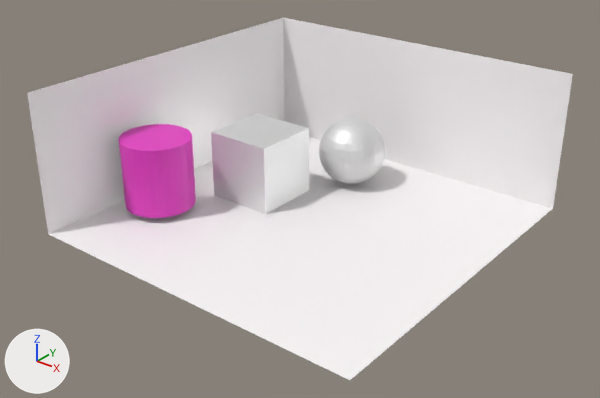
Renders of the COLLADA model doc/scene1.dae from each side of a commit.
Both versions are drawn from a 50 mm lens placed at (12.7, -16.25, 10.66), pointed at (0.14, -0.55, 0.93). Arrows for +X, +Y and +Z are at lower left; the lights stay in place.

Script lines for the objects in view, before the commit:
```python
me_cube_001 = bpy.data.meshes.new('Cube.001')
me_cube_001.from_pydata(...)  # 8 vertices, 12 faces; spans x -1.0..1.0, y -1.0..1.0, z -1.0..1.0
# faces by material slot: [10, 2]
me_cube_001.materials.append(mat_material_009)  # white #e7e7e7
me_cube_001.materials.append(mat_material_012)  # white #e7e7e7
me_cube_002 = bpy.data.meshes.new('Cube.002')
me_cube_002.from_pydata(...)  # 7 vertices, 6 faces; spans x -1.0..1.0, y -1.0..1.0, z -1.0..1.0
me_cube_002.materials.append(mat_material_011)  # white #fffbfd
# before: 0 (1.0, 1.0, 1.0) at pixel (572, 74), 1 (1.0, 1.0, -1.0) at pixel (552, 208), 2 (1.0, -1.0, -1.0) at pixel (349, 380), 3 (-1.0, 1.0, 1.0) at pixel (283, 17), 5 (-1.0, -1.0, 1.0) at pixel (27, 92)
me_cylinder_001 = bpy.data.meshes.new('Cylinder.001')
me_cylinder_001.from_pydata(...)  # a 32-sided cylinder along z spanning x -1.0..1.0, y -1.0..1.0, z -1.0..1.0
me_cylinder_001.materials.append(mat_material_010)  # pink #e73ac4
me_sphere_003 = bpy.data.meshes.new('Sphere.003')
me_sphere_003.from_pydata(...)  # a UV sphere (32 segments, 16 rings, poles along z) spanning x -1.0..1.0, y -1.0..1.0, z -1.0..1.0
me_sphere_003.materials.append(mat_material_008)  # white #e7e7e7
ob_cube = bpy.data.objects.new('Cube', me_cube_002)
ob_cube.location = (0.0, 0.0, 2.0)
ob_cube.scale = (5.0, 5.0, 2.0)
ob_cube_001 = bpy.data.objects.new('Cube.001', me_cube_001)
ob_cube_001.location = (-2.2, 0.56, 1.0)
ob_cylinder = bpy.data.objects.new('Cylinder', me_cylinder_001)
ob_cylinder.location = (-3.81, -1.99, 1.18)
ob_sphere = bpy.data.objects.new('Sphere', me_sphere_003)
ob_sphere.location = (-0.62, 2.91, 1.0)
```
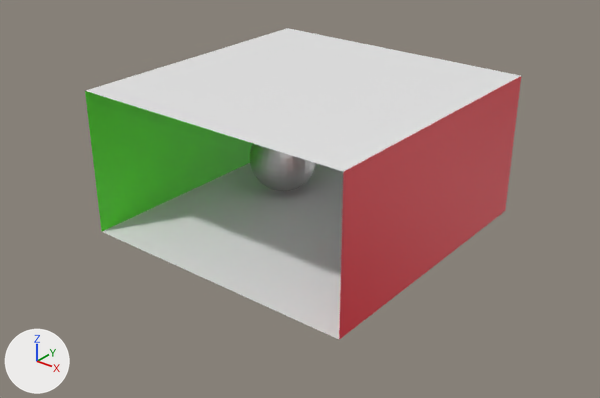
Where the newer file only moved an object's origin or applied its transform, the numbers keep the older frame.

Patch to the scene script:
```diff
--- a/doc/scene1.dae.py
+++ b/doc/scene1.dae.py
@@ mat_material_001 @@
+mat_material_001 = principled_material('Material.001')
+mat_material_001.base_color = (0.567, 0.567, 0.567)  # light grey #c6c6c6
+mat_material_001.metallic = 1.0
@@ mat_material_005 @@
+mat_material_005 = principled_material('Material.005')
+mat_material_005.base_color = (0.8, 0.0, 0.0199)  # red #e70027
@@ mat_material_004 @@
+mat_material_004 = principled_material('Material.004')
+mat_material_004.base_color = (0.0718, 0.8, 0.0)  # green #4ce700
@@ mat_material_003 @@
+mat_material_003 = principled_material('Material.003')
+mat_material_003.base_color = (0.8, 0.8, 0.8)  # white #e7e7e7
@@ me_cube_002 @@
 # used by ob_cube; location = (0.0, 0.0, 2.0); scale = (5.0, 5.0, 2.0)
 # verts and faces of me_cube_002; kept vertices keep their numbers, new ones are numbered from 7
-me_cube_002.from_pydata(...)  # 7 vertices, 6 faces; spans x -1.0..1.0, y -1.0..1.0, z -1.0..1.0
+me_cube_002.from_pydata(...)  # 8 vertices, 10 faces; spans x -1.0..1.0, y -1.0..1.0, z -1.0..1.0
+# me_cube_002 part 2
+verts[7] = (1.0, -1.0, 1.0)  # pixel (343, 171)
+faces += [(0, 3, 7), (3, 5, 7)]  # mat_material_003 (white #e7e7e7)
+faces += [(0, 2, 1), (0, 7, 2)]  # mat_material_005 (red #e70027)
+# me_cube_002 part 3: 4 faces spanning x -1.0..1.0, y -1.0..1.0, z -1.0..1.0 switch from mat_material_011 (white #fffbfd) to mat_material_003 (white #e7e7e7)
+# me_cube_002 part 4: 2 faces spanning x -1.0, y -1.0..1.0, z -1.0..1.0 switch from mat_material_011 (white #fffbfd) to mat_material_004 (green #4ce700)
+me_cube_002.materials.append(mat_material_005)  # red #e70027
@@ me_cube_001 @@
 # used by ob_cube_001; location = (-2.2, 0.56, 1.0)
-me_cube_001.from_pydata(...)  # 8 vertices, 12 faces; spans x -1.0..1.0, y -1.0..1.0, z -1.0..1.0
-me_cube_001.materials.append(mat_material_009)  # white #e7e7e7
+me_cube_001.from_pydata(...)  # 8 vertices, 12 faces; spans x 1.2..3.2, y -1.56..0.44, z 2.71..2.91
+# me_cube_001 part 1: the whole mesh is rebuilt
 me_cube_001.materials.append(mat_material_012)
@@ me_sphere_003 @@
 me_sphere_003.from_pydata(...)  # 482 vertices, 960 faces; spans x -1.0..1.0, y -1.0..1.0, z -1.0..1.0
 # used by ob_sphere; location = (-0.62, 2.91, 1.0)
+# me_sphere_003 part 5: 960 faces spanning x -1.0..1.0, y -1.0..1.0, z -1.0..1.0 switch from mat_material_008 (white #e7e7e7) to mat_material_001 (light grey #c6c6c6)
@@ ob_cube @@
 ob_cube.location = (0.0, 0.0, 2.0)
-ob_cube.scale = (5.0, 5.0, 2.0)
+ob_cube.scale = (4.0, 4.0, 2.0)
@@ ob_cylinder @@
-ob_cylinder = bpy.data.objects.new('Cylinder', me_cylinder_001)
-ob_cylinder.location = (-3.81, -1.99, 1.18)
```

Location of each change, [x1, y1, x2, y2] in pixels of the pictures (600 x 398 px; the box of a moved part takes in the faces that stretch with it):
'Cube', reshaped, rescaled (20% narrower, 14% shorter)
    before: [27, 18, 573, 380]
    after: [85, 28, 521, 339]
'Cylinder', deleted
    before: [119, 124, 196, 218]
part 1 of me_cube_001, moved or reshaped (not visible afterwards)
    before: [211, 114, 309, 214]
part 2 of me_cube_002, added
    after: [86, 28, 521, 339]
part 3 of me_cube_002, recoloured (white to grey)
    before: [49, 18, 573, 380]
    after: [102, 163, 343, 339]
part 4 of me_cube_002, recoloured
    before: [27, 18, 284, 234]
    after: [85, 91, 253, 231]
part 5 of me_sphere_003, recoloured
    before: [319, 118, 385, 184]
    after: [250, 144, 316, 191]
